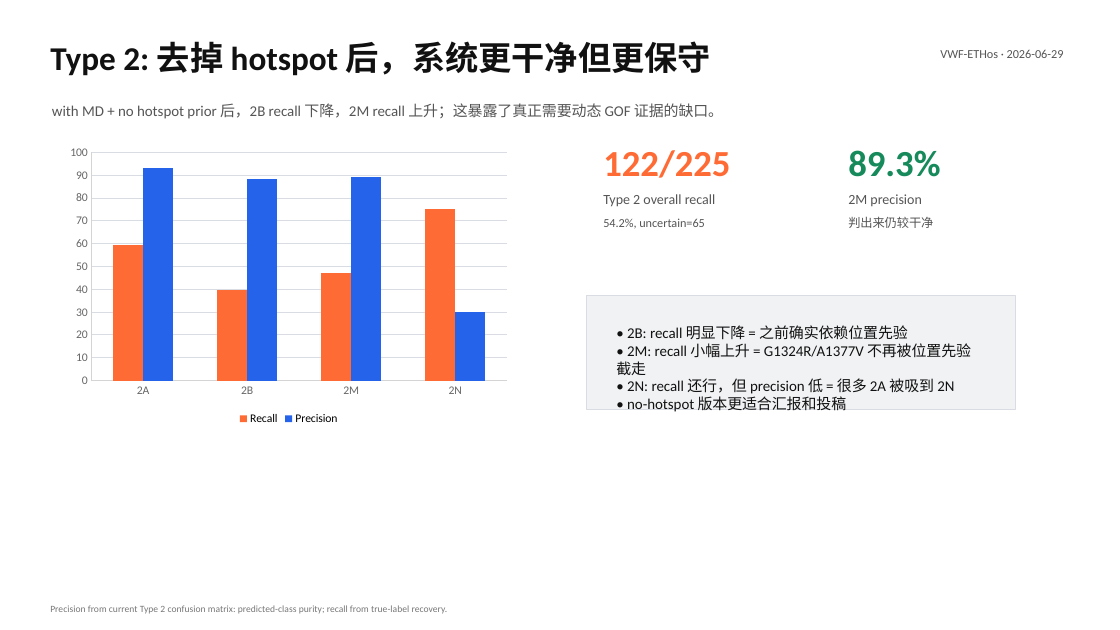
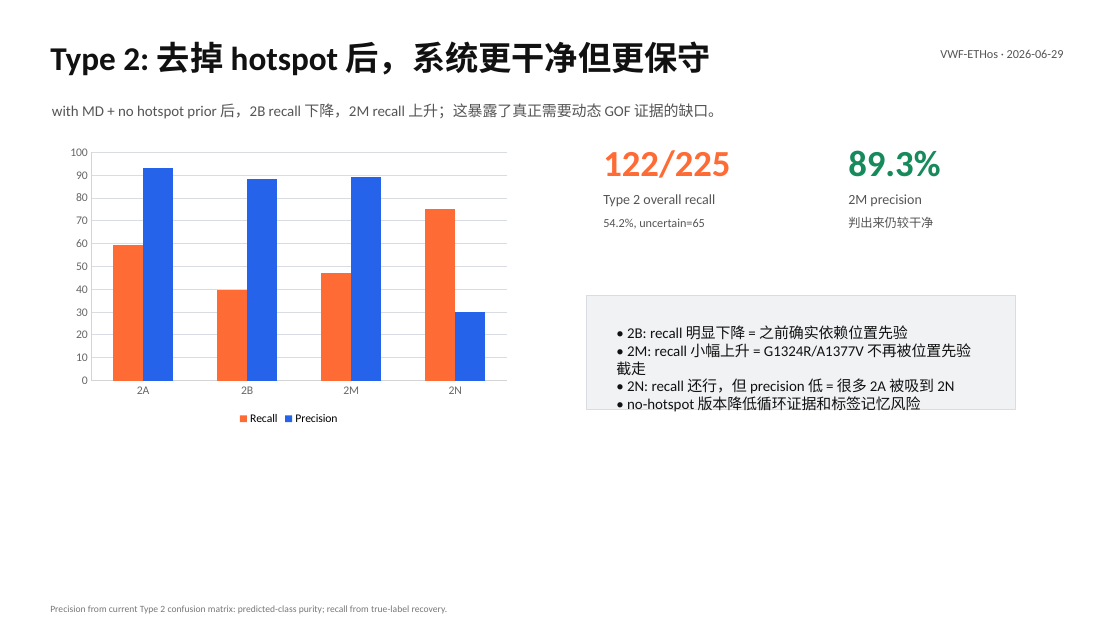
Before and after one commit to LukaDD7/VWF-ETHos, a slide deck: slide 4 of outputs/vwd_mechanism_driven_agentic_diagnosis_2026-06-29.pptx. Drawn at 1120x630 pixels with LibreOffice and Linux fonts; fonts in the diff are those of the drawing. Boxes give left, top, right and bottom in pixels: in the first picture for what was removed or moved away, otherwise in the second. Text is boxed around its words. In the diff, an @@ line names an element or a change of style, - is before the commit and + after.

```diff
--- a/outputs/vwd_mechanism_driven_agentic_diagnosis_2026-06-29.pptx
+++ b/outputs/vwd_mechanism_driven_agentic_diagnosis_2026-06-29.pptx
@@ text at (x1=627, y1=396, x2=921, y2=412): text changed @@
-• no-hotspot 版本更适合汇报和投稿
+• no-hotspot 版本降低循环证据和标签记忆风险
```
Also in this commit, not shown: 8 other slides changed, 1 other file.
